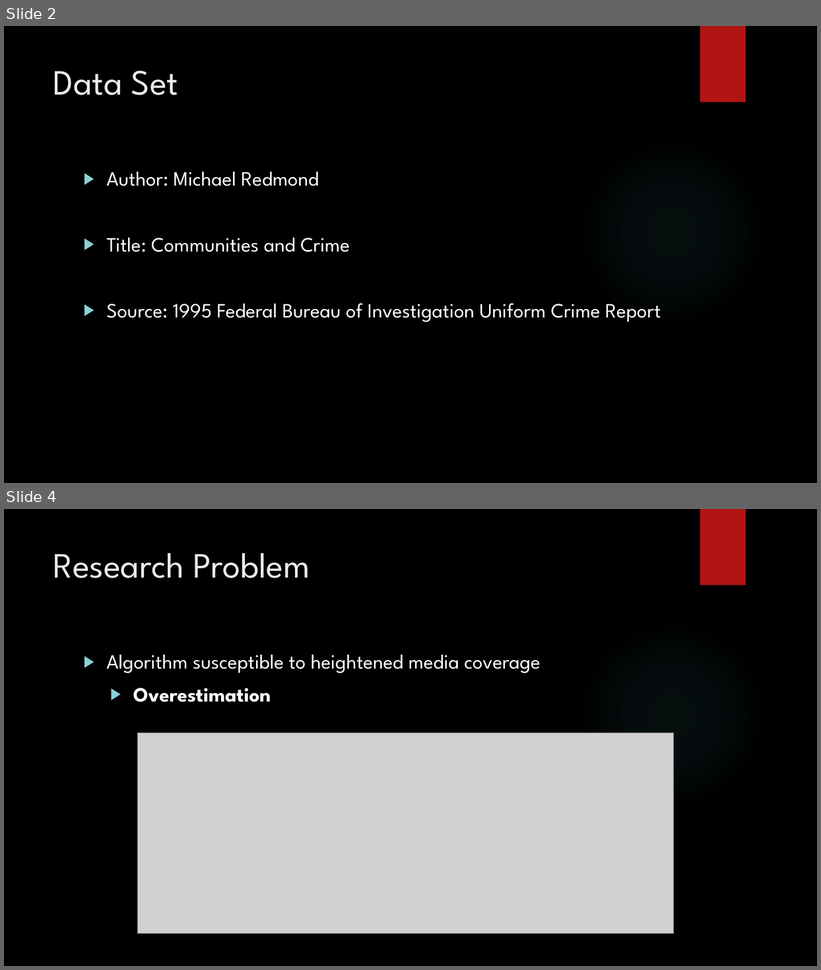
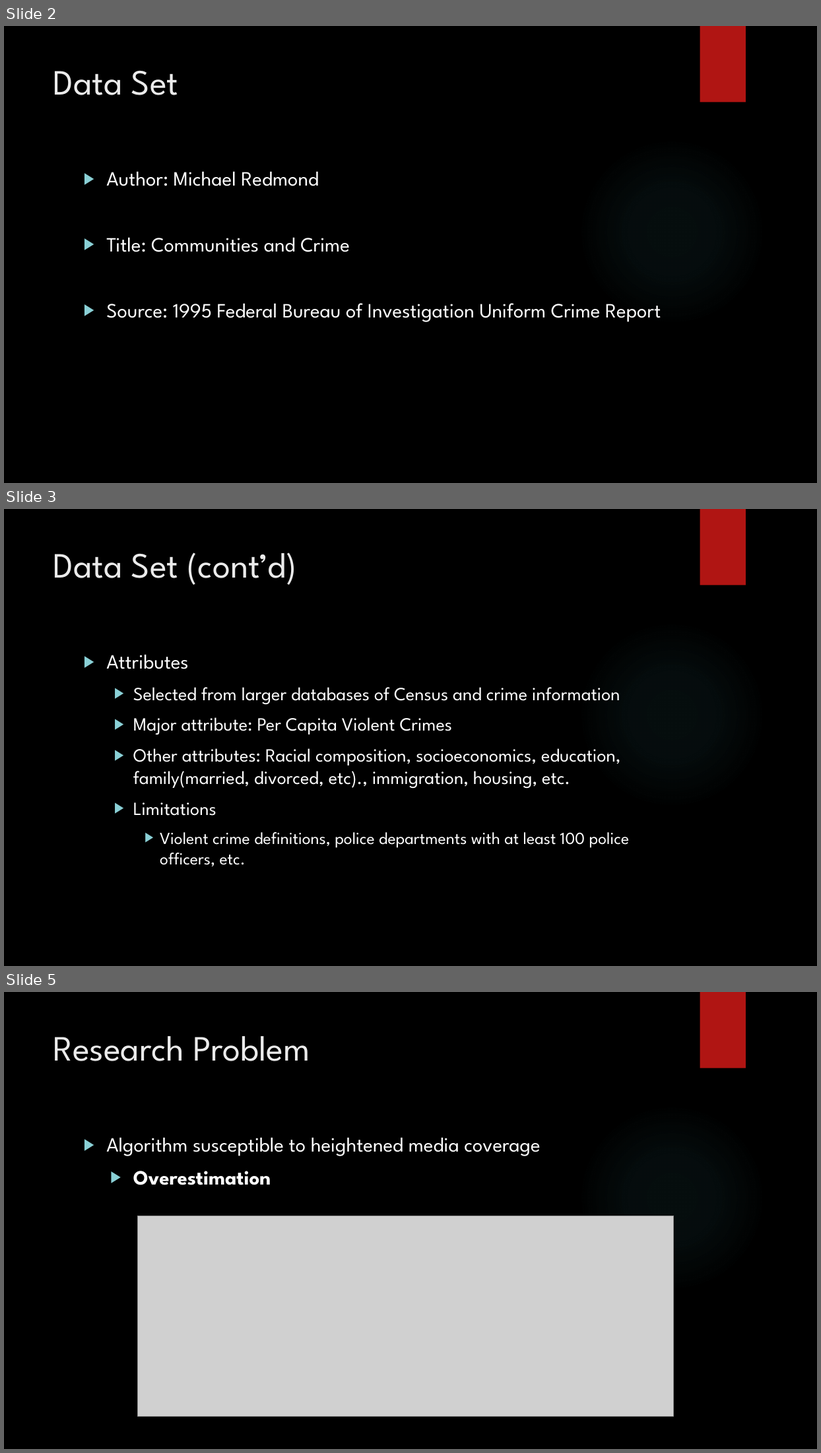
Before and after one commit to Polo08816/DataMining, a slide deck: GroupProject/GroupProject.pptx. Shown one above the other, each under a label of ours: slides 2 and 4 before the commit, slides 2, 3 and 5 after it; the slides between them are not shown. The pictures are 821x970 and 821x1453 pixels, drawn with LibreOffice and Linux fonts; fonts in the diff are those of the drawing; grey boxes stand for pictures; background and template pictures are left out. Boxes give left, top, right and bottom in pixels: in the first picture for what was removed or moved away, otherwise in the second. Text is boxed around its words. In the diff, an @@ line names an element or a change of style, - is before the commit and + after.

Commit message:
Updates to presentation.

```diff
--- a/GroupProject/GroupProject.pptx
+++ b/GroupProject/GroupProject.pptx
@@ slide 3 added at (x1=4, y1=509, x2=817, y2=966), background picture (left out); not listed: 2 template elements that a slide beside it also shows @@
@@ title added at (x1=54, y1=553, x2=298, y2=585), 42 pt, text #EBEBEB @@
+Data Set (cont’d)
@@ text added at (x1=106, y1=654, x2=630, y2=867), 22 pt, text #FFFFFF @@
+▶ Attributes
+  ▶ Selected from larger databases of Census and crime information
+  ▶ Major attribute: Per Capita Violent Crimes
+  ▶ Other attributes: Racial composition, socioeconomics, education, family(married, divorced, etc)., immigration, housing, etc.
+  ▶ Limitations
+    ▶ Violent crime definitions, police departments with at least 100 police officers, etc.
@@ what was slide 4 is now slide 5 @@
```
Also in this commit, not shown: 1 slide changed.
